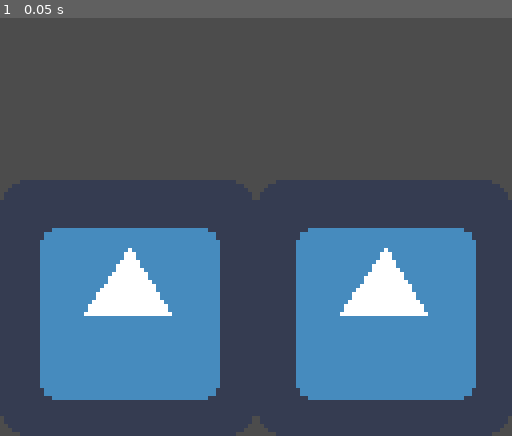
Above: before the commit, frame 1.
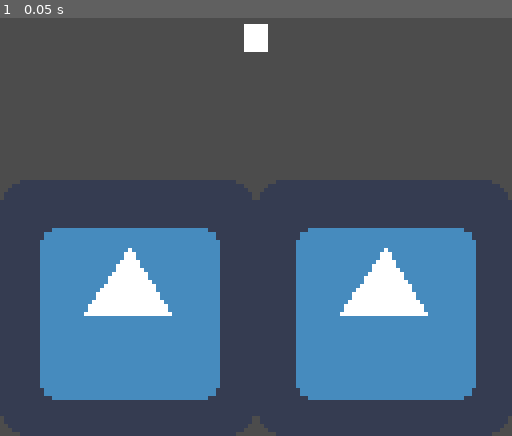
Above: after the commit, the same moment.

Repository: NintenDuck/Project-Vania
Game: Godot game, scene res://Scenes/Levels/Level_Debug.tscn
The game is run twice, just before and just after one commit, with the same random seed, the same clock (stepped at 60 frames per second) and the same inputs. The engine's default icon, where the game draws it, is replaced by a stand-in: a white triangle on a blue panel in a dark square.
Inputs:
- Up to frame 1 (0.05 s): no input

The runs differ from the first frame. In frame 1, 0.3% of the frame differs, in the area x 47-53%, y 1-9%.

Commit message:
Add: Basic player state machine & can get inp_dir

Diff:
--- a/Scenes/Levels/Level_Debug.tscn
+++ b/Scenes/Levels/Level_Debug.tscn
@@ -14,3 +14,4 @@
 texture = ExtResource( 1 )
 
 [node name="Player" parent="." instance=ExtResource( 2 )]
+position = Vector2( 64, 32 )
--- a/project.godot
+++ b/project.godot
@@ -55,6 +55,91 @@
 "svg/scale": 1.0
 }
 
+[input]
+
+ui_accept={
+"deadzone": 0.5,
+"events": [  ]
+}
+ui_select={
+"deadzone": 0.5,
+"events": [  ]
+}
+ui_cancel={
+"deadzone": 0.5,
+"events": [  ]
+}
+ui_focus_next={
+"deadzone": 0.5,
+"events": [  ]
+}
+ui_focus_prev={
+"deadzone": 0.5,
+"events": [  ]
+}
+ui_left={
+"deadzone": 0.5,
+"events": [  ]
+}
+ui_right={
+"deadzone": 0.5,
+"events": [  ]
+}
+ui_up={
+"deadzone": 0.5,
+"events": [  ]
+}
+ui_down={
+"deadzone": 0.5,
+"events": [  ]
+}
+ui_page_up={
+"deadzone": 0.5,
+"events": [  ]
+}
+ui_page_down={
+"deadzone": 0.5,
+"events": [  ]
+}
+ui_home={
+"deadzone": 0.5,
+"events": [  ]
+}
+ui_end={
+"deadzone": 0.5,
+"events": [  ]
+}
+k_up={
+"deadzone": 0.5,
+"events": [ Object(InputEventKey,"resource_local_to_scene":false,"resource_name":"","device":0,"alt":false,"shift":false,"control":false,"meta":false,"command":false,"pressed":false,"scancode":87,"physical_scancode":0,"unicode":0,"echo":false,"script":null)
+ ]
+}
+k_down={
+"deadzone": 0.5,
+"events": [ Object(InputEventKey,"resource_local_to_scene":false,"resource_name":"","device":0,"alt":false,"shift":false,"control":false,"meta":false,"command":false,"pressed":false,"scancode":83,"physical_scancode":0,"unicode":0,"echo":false,"script":null)
+ ]
+}
+k_left={
+"deadzone": 0.5,
+"events": [ Object(InputEventKey,"resource_local_to_scene":false,"resource_name":"","device":0,"alt":false,"shift":false,"control":false,"meta":false,"command":false,"pressed":false,"scancode":65,"physical_scancode":0,"unicode":0,"echo":false,"script":null)
+ ]
+}
+k_right={
+"deadzone": 0.5,
+"events": [ Object(InputEventKey,"resource_local_to_scene":false,"resource_name":"","device":0,"alt":false,"shift":false,"control":false,"meta":false,"command":false,"pressed":false,"scancode":68,"physical_scancode":0,"unicode":0,"echo":false,"script":null)
+ ]
+}
+k_action={
+"deadzone": 0.5,
+"events": [ Object(InputEventKey,"resource_local_to_scene":false,"resource_name":"","device":0,"alt":false,"shift":false,"control":false,"meta":false,"command":false,"pressed":false,"scancode":74,"physical_scancode":0,"unicode":0,"echo":false,"script":null)
+ ]
+}
+k_jump={
+"deadzone": 0.5,
+"events": [ Object(InputEventKey,"resource_local_to_scene":false,"resource_name":"","device":0,"alt":false,"shift":false,"control":false,"meta":false,"command":false,"pressed":false,"scancode":75,"physical_scancode":0,"unicode":0,"echo":false,"script":null)
+ ]
+}
+
 [physics]
 
 common/enable_pause_aware_picking=true
--- a/scripts/player.gd
+++ b/scripts/player.gd
@@ -5,9 +5,34 @@
 export var friction 		= 0
 export var jump_force 		= 0
 
-func _ready():
-	pass
+var input_direction = 1
+
+enum states {
+	IDLEING,
+	WALKING,
+	JUMPING,
+	SLIDING,
+}
+
+var current_state = states.IDLEING
+
+func _process(delta):
+	match current_state:
+		states.IDLEING:
+			print(get_input_direction())
+		states.WALKING:
+			print("Walking")
+		states.JUMPING:
+			print("Jumping")
+		states.SLIDING:
+			print("Sliding")
 
 
-func _physics_process(delta):
-	pass
+
+func get_input_direction():
+	""" Esta funcion regresara la actual direccion que dio el usuario """
+	input_direction = int(Input.is_action_pressed("k_right")) - int(Input.is_action_pressed("k_left"))
+	return input_direction
+
+
+# func move():
